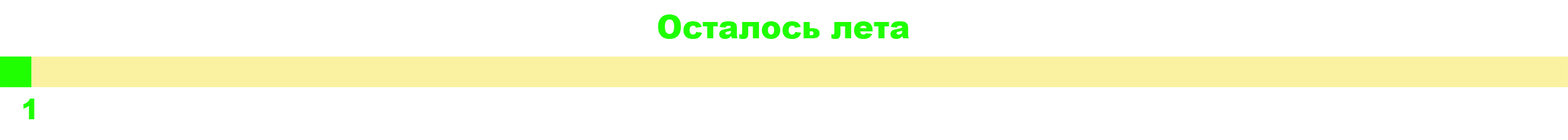
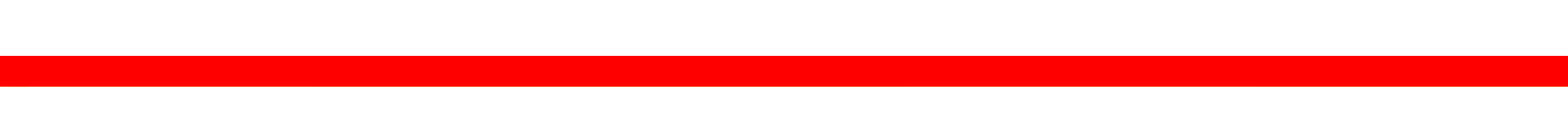
Layers edited between the first and the second 1568x140 image:
showed group "Группа 2 копия 5" (29 layers) over (0, 55, 1568, 120)
hid group "Группа 2" (20 layers) over (0, 56, 332, 120)
hid "1" (2nd of 3, in "Группа 2") over (23, 98, 35, 120)
hid "1" (3rd of 3, in "Группа 2") over (0, 56, 32, 88)
renamed "Осталось лета белый" to "Прошло лета белый", showed it, painted on it over (657, 14, 909, 39)
renamed "Осталось лета" to "Прошло лета", hid it, painted on it over (657, 14, 909, 39)
